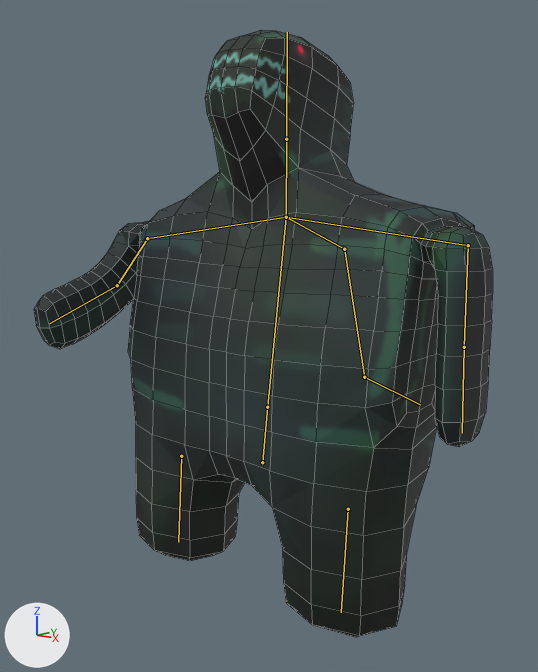
The Blender file res/mygod.blend, before and after one commit.
The view is the same before and after, from a 50 mm camera at (5.51, -5.93, 4.32) aimed at (-0.49, 0.87, 2.78). Lighting does not change. The marker at lower left points along +X, +Y and +Z. The bones that bend it are drawn over the model as lines. Mesh edges are drawn as thin lines.

Objects in the first picture: 'MyGod'.
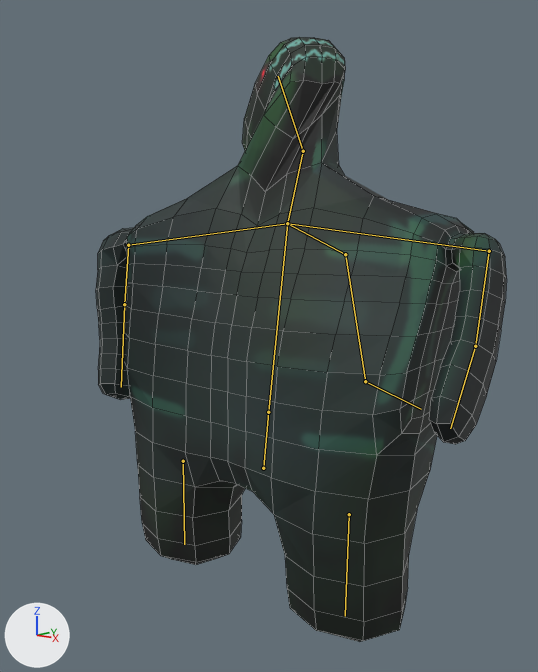
The newer file adds an action. The first version stands in its rest pose; the second is drawn at frame 44 of the action 'Roar'.

The change, as JSON lines over the scene's bpy script:
```json
{"block": "bone_hip", "where": "bone_hip = bpy.data.objects['Armature'].pose.bones['hip']"}
{"op": "set", "path": "bone_hip.location", "old": "(0.0, 0.0, 0.0)", "new": "(0.0, -0.06, -0.03)"}
{"block": "bone_neck", "where": "bone_neck = bpy.data.objects['Armature'].pose.bones['neck']  # child of 'chest'"}
{"op": "set", "path": "bone_neck.rotation_quaternion", "old": "(1.0, 0.0, 0.0, 0.0)", "new": "(0.987, -0.161, 0.0, 0.0)", "note": "degrees (0, 0, 0) -> degrees (-19, 0, 0)"}
{"block": "bone_head", "where": "bone_head = bpy.data.objects['Armature'].pose.bones['head']  # child of 'neck'"}
{"op": "set", "path": "bone_head.rotation_quaternion", "old": "(1.0, 0.0, 0.0, 0.0)", "new": "(0.826, -0.122, 0.49, 0.249)", "note": "degrees (0, 0, 0) -> degrees (5, 61, 36)"}
{"block": "bone_shoulder_l", "where": "bone_shoulder_l = bpy.data.objects['Armature'].pose.bones['shoulder.L']  # child of 'chest'"}
{"op": "set", "path": "bone_shoulder_l.rotation_quaternion", "old": "(1.0, 0.0, 0.0, 0.0)", "new": "(0.996, -0.088, -0.009, 0.016)", "note": "degrees (0, 0, 0) -> degrees (-10, -1, 2)"}
{"block": "bone_arm_l", "where": "bone_arm_l = bpy.data.objects['Armature'].pose.bones['arm.L']  # child of 'shoulder.L'"}
{"op": "set", "path": "bone_arm_l.rotation_quaternion", "old": "(1.0, 0.0, 0.0, 0.0)", "new": "(0.99, 0.139, 0.03, -0.019)", "note": "degrees (0, 0, 0) -> degrees (16, 4, -2)"}
{"block": "bone_hand_l", "where": "bone_hand_l = bpy.data.objects['Armature'].pose.bones['hand.L']  # child of 'arm.L'"}
{"op": "set", "path": "bone_hand_l.rotation_quaternion", "old": "(1.0, 0.0, 0.0, 0.0)", "new": "(0.985, 0.166, 0.042, -0.019)", "note": "degrees (0, 0, 0) -> degrees (19, 5, -1)"}
{"block": "bone_shoulder_r", "where": "bone_shoulder_r = bpy.data.objects['Armature'].pose.bones['shoulder.R']  # child of 'chest'"}
{"op": "set", "path": "bone_shoulder_r.rotation_quaternion", "old": "(1.0, 0.0, 0.0, 0.0)", "new": "(0.996, 0.088, -0.012, 0.013)", "note": "degrees (0, 0, 0) -> degrees (10, -1, 1)"}
{"block": "bone_arm_r", "where": "bone_arm_r = bpy.data.objects['Armature'].pose.bones['arm.R']  # child of 'shoulder.R'"}
{"op": "set", "path": "bone_arm_r.rotation_quaternion", "old": "(1.0, 0.0, 0.0, 0.0)", "new": "(0.967, -0.196, 0.015, 0.159)", "note": "degrees (0, 0, 0) -> degrees (-22, 5, 18)"}
{"block": "bone_hand_r", "where": "bone_hand_r = bpy.data.objects['Armature'].pose.bones['hand.R']  # child of 'arm.R'"}
{"op": "set", "path": "bone_hand_r.rotation_quaternion", "old": "(1.0, 0.0, 0.0, 0.0)", "new": "(0.969, -0.214, 0.029, 0.119)", "note": "degrees (0, 0, 0) -> degrees (-24, 6, 13)"}
{"block": "bone_leg_l", "where": "bone_leg_l = bpy.data.objects['Armature'].pose.bones['leg.L']  # child of 'hip'"}
{"op": "set", "path": "bone_leg_l.rotation_quaternion", "old": "(1.0, 0.0, 0.0, 0.0)", "new": "(1.0, 0.0, 0.0, -0.02)", "note": "degrees (0, 0, 0) -> degrees (0, 0, -2)"}
{"block": "bone_leg_r", "where": "bone_leg_r = bpy.data.objects['Armature'].pose.bones['leg.R']  # child of 'hip'"}
{"op": "set", "path": "bone_leg_r.rotation_quaternion", "old": "(1.0, 0.0, 0.0, 0.0)", "new": "(0.999, 0.0, 0.0, -0.036)", "note": "degrees (0, 0, 0) -> degrees (0, 0, -4)"}
```

Changed parts and their boxes (x1, y1, x2, y2) in the pictures (538 x 672 px):
```json
{"object": "MyGod", "change": "posed", "before": [34, 30, 493, 637], "after": [96, 37, 507, 642], "on screen": "10% narrower"}
{"bone": "hip", "before": "(262, 462) to (267, 407)", "after": "(263, 468) to (268, 412)"}
{"bone": "neck", "before": "(286, 217) to (286, 139)", "after": "(287, 223) to (303, 151)"}
{"bone": "head", "before": "(286, 139) to (287, 32)", "after": "(303, 151) to (278, 76)"}
{"bone": "shoulder.L", "before": "(286, 217) to (468, 245)", "after": "(287, 223) to (489, 251)"}
{"bone": "arm.L", "before": "(468, 245) to (464, 347)", "after": "(489, 251) to (475, 346)"}
{"bone": "hand.L", "before": "(464, 347) to (462, 433)", "after": "(475, 346) to (450, 428)"}
{"bone": "shoulder.R", "before": "(286, 217) to (147, 238)", "after": "(287, 223) to (128, 245)"}
{"bone": "arm.R", "before": "(147, 238) to (117, 285)", "after": "(128, 245) to (124, 304)"}
{"bone": "hand.R", "before": "(117, 285) to (49, 323)", "after": "(124, 304) to (121, 387)"}
{"bone": "leg.L", "before": "(348, 509) to (341, 612)", "after": "(349, 514) to (345, 616)"}
{"bone": "leg.R", "before": "(181, 456) to (178, 542)", "after": "(183, 461) to (184, 544)"}
```
